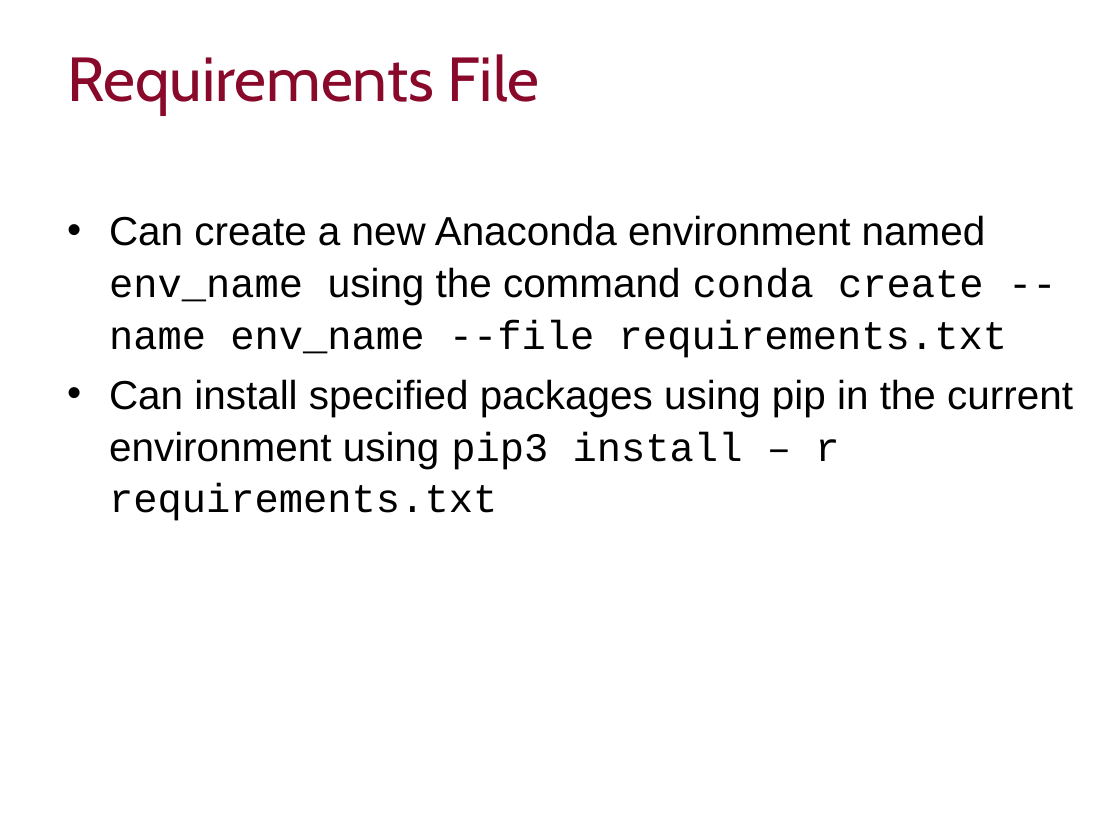
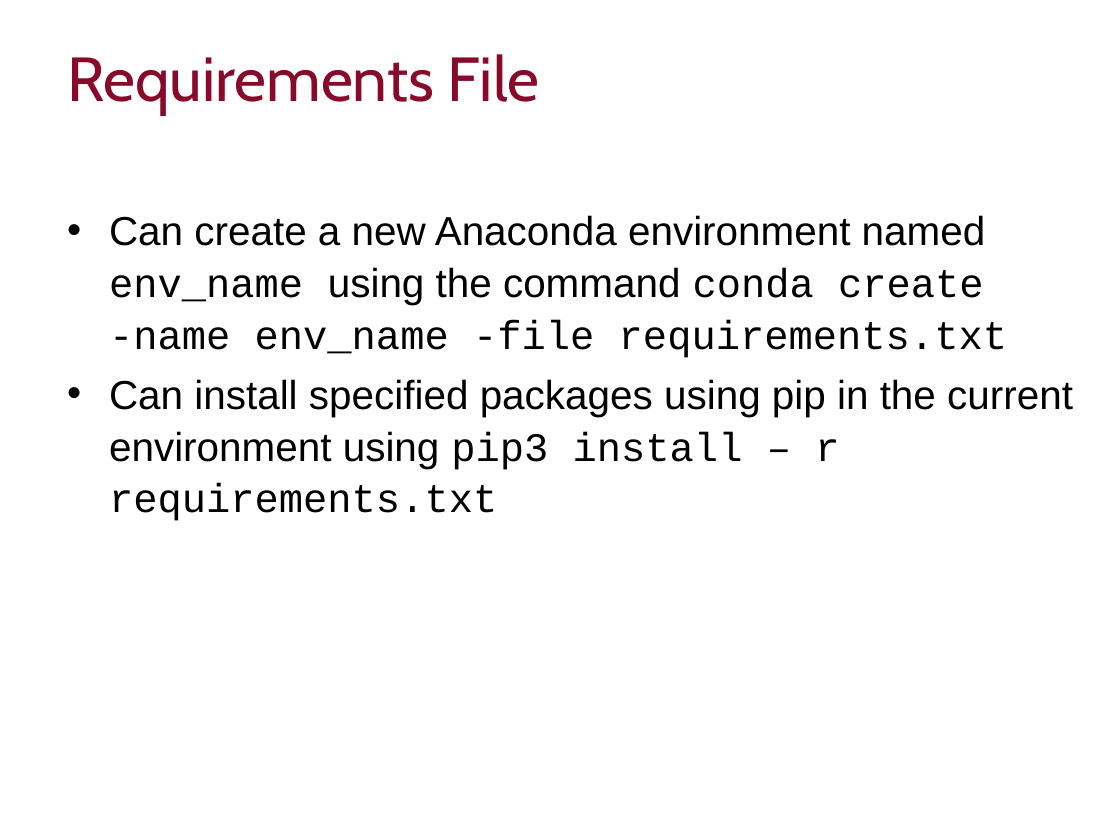
Before and after one commit to ImperialCollegeLondon/RCDS-managing-and-running-python-effectively, a slide deck: slide 17 of Managing and Running Python Effectively.pptx. Drawn at 1120x840 pixels with LibreOffice and Linux fonts; fonts in the diff are those of the drawing; background and template pictures are left out. Boxes give left, top, right and bottom in pixels: in the first picture for what was removed or moved away, otherwise in the second. Text is boxed around its words. In the diff, an @@ line names an element or a change of style, - is before the commit and + after.

```diff
--- a/Managing and Running Python Effectively.pptx
+++ b/Managing and Running Python Effectively.pptx
@@ text at (x1=109, y1=215, x2=1007, y2=358): text changed @@
-• Can create a new Anaconda environment named env_name using the command conda create --name env_name --file requirements.txt
+• Can create a new Anaconda environment named env_name using the command conda create -name env_name -file requirements.txt
```
Also in this commit, not shown: 3 other slides changed.
